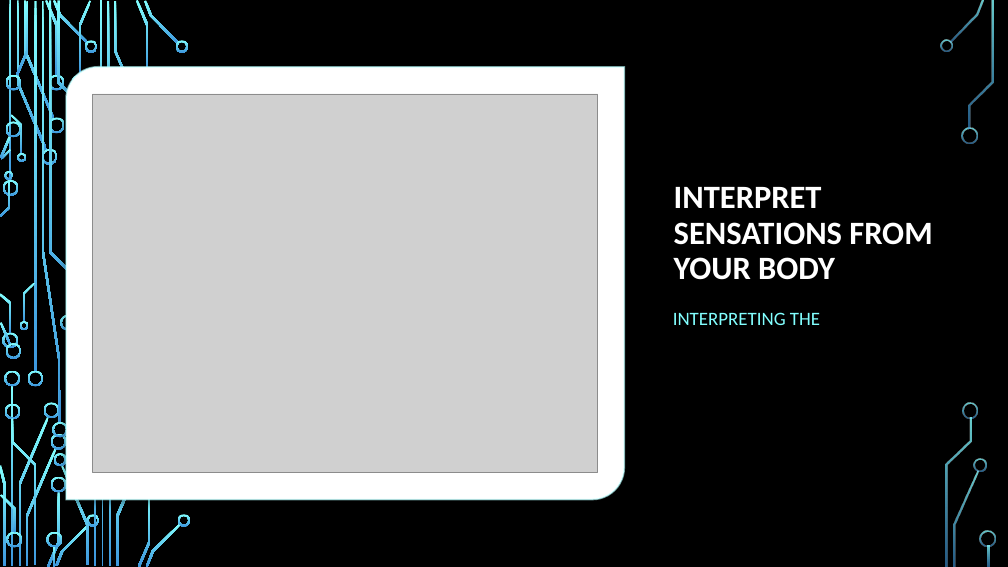
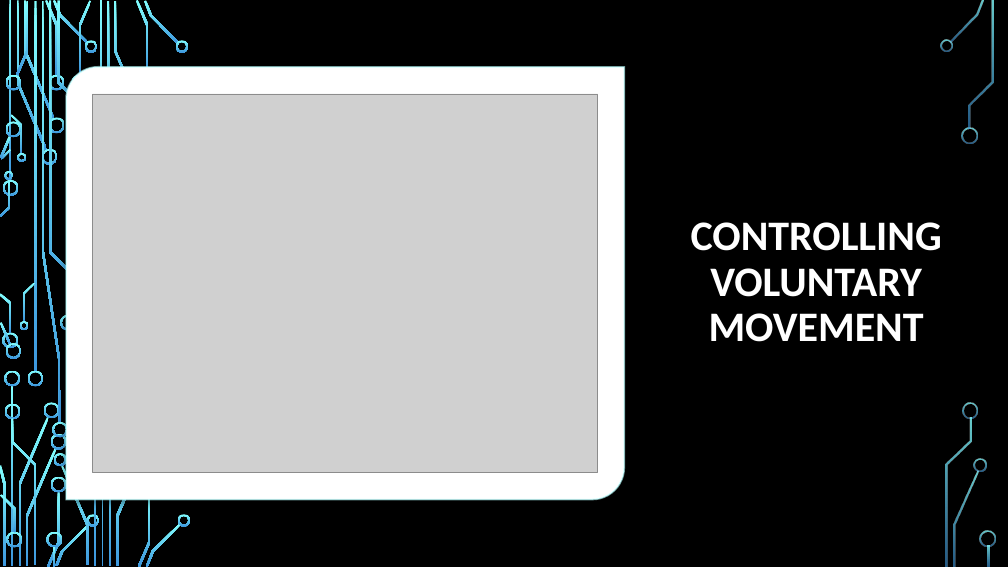
Before and after one commit to MrBardot/Trends-in-Alzheimers-Disease-Fatalities-in-the-United-States-and-Tennessee-from-1999-2018.-, a slide deck: slide 13 of Presentation/Alzheimer’s Disease Trends in the United States.pptx. Drawn at 1008x567 pixels with LibreOffice and Linux fonts; fonts in the diff are those of the drawing; grey boxes stand for pictures; background and template pictures are left out. Boxes give left, top, right and bottom in pixels: in the first picture for what was removed or moved away, otherwise in the second. Text is boxed around its words. In the diff, an @@ line names an element or a change of style, - is before the commit and + after.

```diff
--- a/Presentation/Alzheimer’s Disease Trends in the United States.pptx
+++ b/Presentation/Alzheimer’s Disease Trends in the United States.pptx
@@ title "CONTROLLING VOLUNTARY MOVEMENT" at <box>691,222,942,342</box>: vertical alignment bottom to middle @@
@@ title at <box>691,222,942,342</box>: text changed; size 31 to 40 pt @@
-INTERPRET SENSATIONS FROM YOUR BODY
+CONTROLLING VOLUNTARY MOVEMENT
@@ text removed at <box>673,312,820,325</box> @@
-  INTERPRETING THE
```
Also in this commit, not shown: 6 other slides changed.
